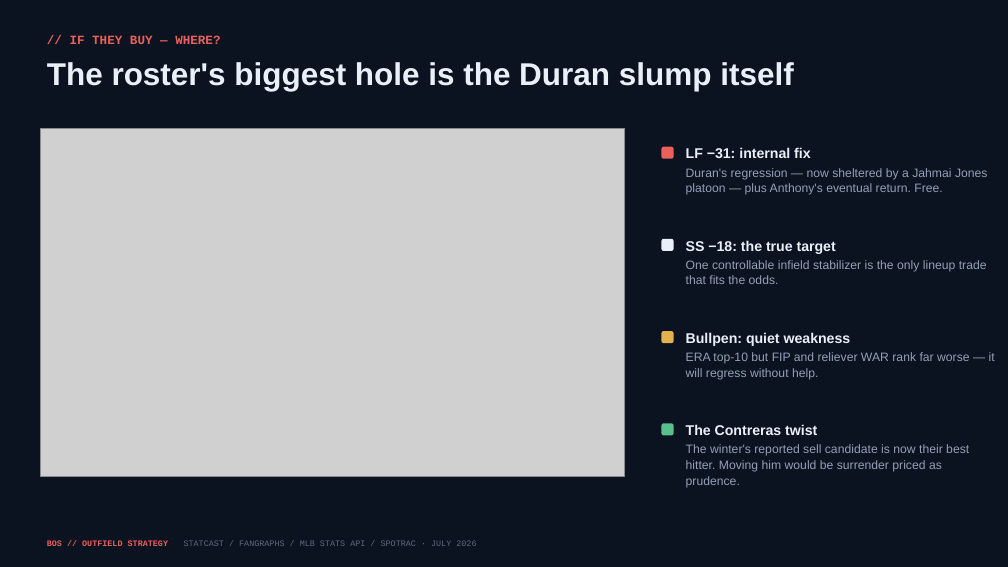
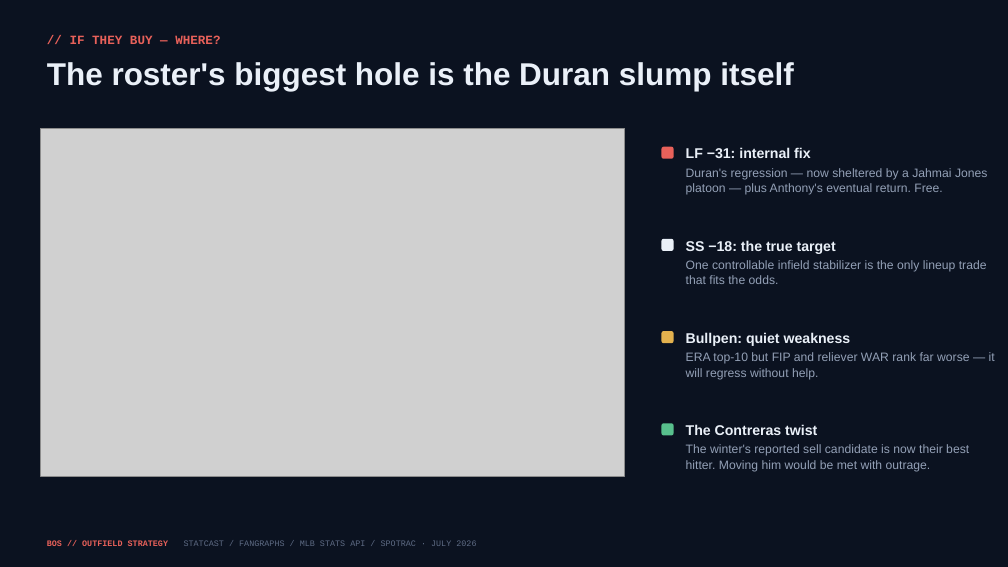
Before and after one commit to justinloo12/jarren-duran-outlier-analysis, a slide deck: slide 10 of outputs/Red_Sox_Outfield_Strategy.pptx. Drawn at 1008x567 pixels with LibreOffice and Linux fonts; fonts in the diff are those of the drawing; grey boxes stand for pictures. Boxes give left, top, right and bottom in pixels: in the first picture for what was removed or moved away, otherwise in the second. Text is boxed around its words. In the diff, an @@ line names an element or a change of style, - is before the commit and + after.

```diff
--- a/outputs/Red_Sox_Outfield_Strategy.pptx
+++ b/outputs/Red_Sox_Outfield_Strategy.pptx
@@ text at [686,444,969,472]: text changed @@
-The winter's reported sell candidate is now their best hitter. Moving him would be surrender priced as prudence.
+The winter's reported sell candidate is now their best hitter. Moving him would be met with outrage.
```
Also in this commit, not shown: 14 other slides changed, 43 other files.
